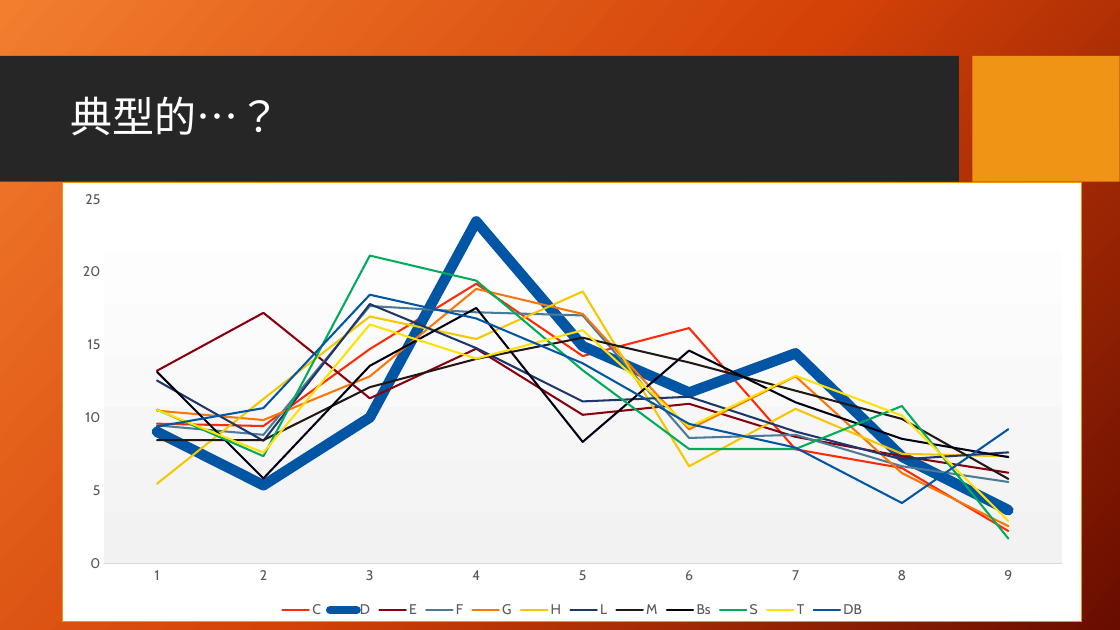
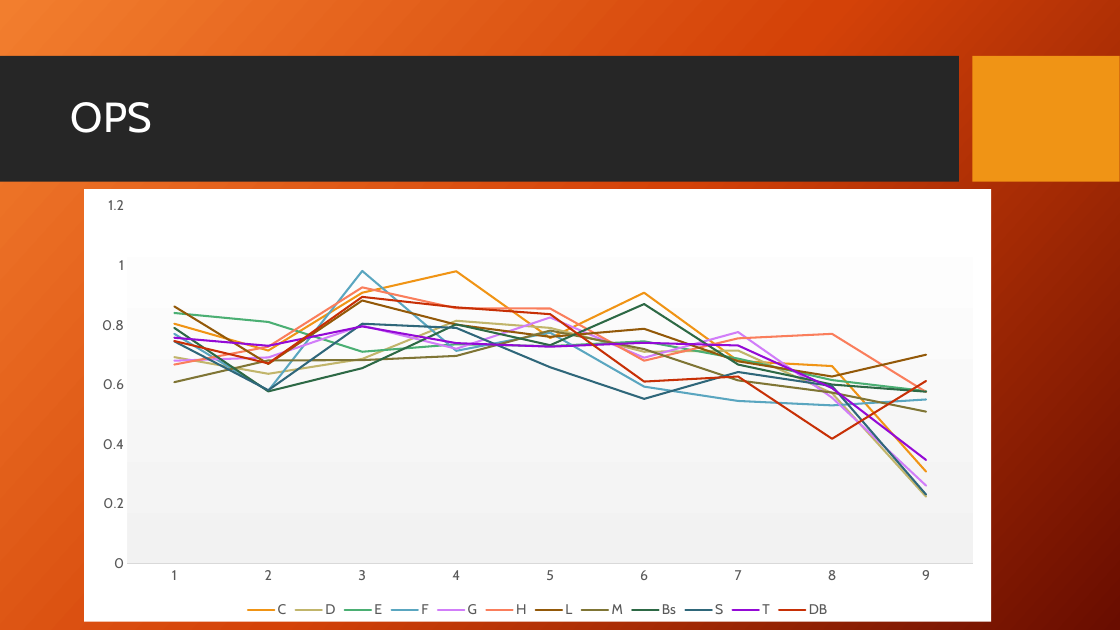
Before and after one commit to taichiw/baseball201712, a slide deck: slide 27 of 2番ペゲーロとは何だったのか.pptx (slide 25 before the commit). Drawn at 1120x630 pixels with LibreOffice and Linux fonts; fonts in the diff are those of the drawing; background and template pictures are left out. Boxes give left, top, right and bottom in pixels: in the first picture for what was removed or moved away, otherwise in the second. Text is boxed around its words. In the diff, an @@ line names an element or a change of style, - is before the commit and + after.

Commit message:
update ppt

```diff
--- a/2番ペゲーロとは何だったのか.pptx
+++ b/2番ペゲーロとは何だったのか.pptx
@@ title at (71,102,152,133): text changed @@
-典型的…？
+OPS
@@ line chart at (84,189,991,622) @@
-C: 9.6, 9.4, 14.7, 19.2, 14.2, 16.2, 7.8, 6.6, 2.2
+C: 0.81, 0.71, 0.91, 0.98, 0.76, 0.91, 0.68, 0.66, 0.31
@@ colour of C #FF2B06 to #F09415 @@
-D: 9, 5.4, 10, 23.5, 14.9, 11.7, 14.4, 7.3, 3.7
+D: 0.69, 0.64, 0.69, 0.81, 0.79, 0.71, 0.71, 0.57, 0.23
@@ colour of D #0055A5 to #C1B56B @@
-E: 13.2, 17.2, 11.3, 14.7, 10.2, 11, 8.7, 7.4, 6.2
+E: 0.84, 0.81, 0.71, 0.74, 0.73, 0.75, 0.69, 0.62, 0.58
@@ colour of E #860010 to #4BAF73 @@
-F: 9.5, 8.8, 17.7, 17.2, 17, 8.6, 8.8, 6.7, 5.6
+F: 0.77, 0.58, 0.98, 0.71, 0.78, 0.59, 0.55, 0.53, 0.55
@@ colour of F #4C7B98 to #5AA6C0 @@
-G: 10.5, 9.9, 12.8, 18.8, 17.1, 9.2, 12.8, 6.2, 2.6
+G: 0.68, 0.69, 0.8, 0.72, 0.83, 0.69, 0.78, 0.56, 0.26
@@ colour of G #F97709 to #D17DF9 @@
-H: 5.5, 11.3, 17, 15.4, 18.7, 6.7, 10.6, 7.5, 7.4
+H: 0.67, 0.73, 0.93, 0.86, 0.86, 0.68, 0.76, 0.77, 0.58
@@ colour of H #F5C700 to #FA7E5C @@
-L: 12.6, 8.4, 17.8, 14.8, 11.1, 11.4, 9.1, 7.2, 7.6
+L: 0.86, 0.67, 0.88, 0.8, 0.76, 0.79, 0.68, 0.63, 0.7
@@ colour of L #1F366A to #935909 @@
-M: 8.5, 8.5, 12.1, 14, 15.5, 13.8, 11.9, 9.9, 5.8
+M: 0.61, 0.68, 0.68, 0.7, 0.78, 0.72, 0.61, 0.57, 0.51
@@ colour of M #221815 to #7F7535 @@
-Bs: 13.2, 5.8, 13.6, 17.5, 8.4, 14.6, 11.1, 8.6, 7.3
+Bs: 0.79, 0.58, 0.66, 0.8, 0.73, 0.87, 0.67, 0.6, 0.58
@@ colour of Bs #000013 to #2D6945 @@
-S: 10.6, 7.4, 21.1, 19.4, 13.3, 7.9, 7.9, 10.8, 1.7
+S: 0.75, 0.58, 0.81, 0.79, 0.66, 0.55, 0.64, 0.6, 0.23
@@ colour of S #00AB5C to #2F677A @@
-T: 10.5, 7.6, 16.4, 14.1, 16, 9.4, 12.9, 10.2, 2.9
+T: 0.76, 0.73, 0.8, 0.74, 0.73, 0.74, 0.73, 0.59, 0.35
@@ colour of T #FFE201 to #950AD6 @@
-DB: 9.4, 10.7, 18.4, 16.8, 13.7, 9.6, 8, 4.2, 9.2
+DB: 0.75, 0.67, 0.9, 0.86, 0.84, 0.61, 0.63, 0.42, 0.61
@@ colour of DB #0055A5 to #C73006 @@
@@ border changed @@
@@ line chart: place and size @@
-line chart at (62,182,1082,623)
+line chart at (84,189,991,622)
```
Also in this commit, not shown: 2 other slides changed, 3 slides added, 2 slides removed, 1 other file.
